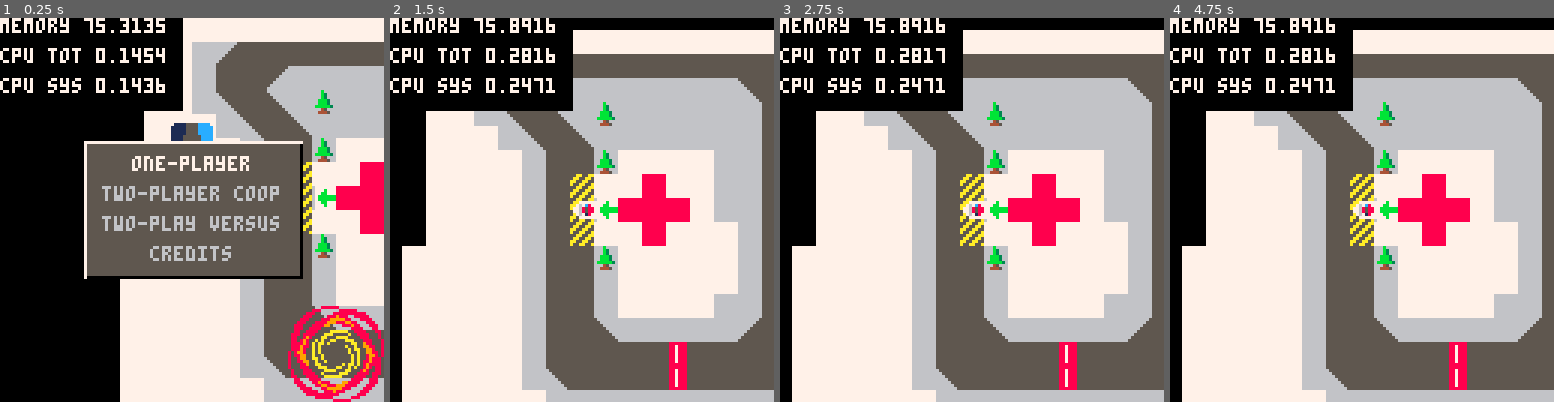
Above: before the commit, frames 1-4 (left to right).
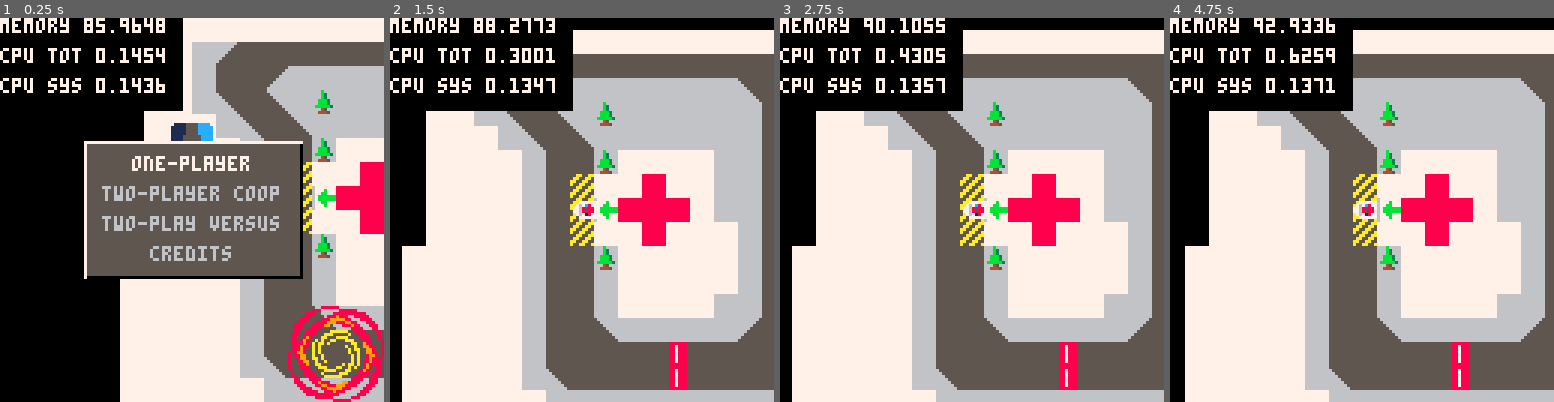
Above: after the commit, the same moments.

Repository: GraulierBrice/ludum-dare-46
Game: PICO-8 cartridge keep-it-alive.p8
Same seed, same stepped clock (60 frames per second), same inputs: the game is played once before the commit and once after it.
Inputs:
- Up to frame 1 (0.25 s): no input
- Up to frame 2 (1.5 s): tap X (X key) at 0.33, 1.07 s; tap O (Z key) at 0.7 s
- Up to frame 3 (2.75 s): hold Right 1.6-2.1 s; tap O (Z key) at 1.7, 2.1, 2.5 s; tap X (X key) at 1.85 s; hold Up 2.15-2.42 s; hold Right from 2.47 s (still down)
- Up to frame 4 (4.75 s): tap O (Z key) every 0.4 s from 2.9 to 4.5 s; tap X (X key) at 2.97, 4.08 s; release Right at 3.03 s; hold Left 3.08-3.58 s; hold Down 3.63-3.97 s; hold Right 4.02-4.68 s; hold Up from 4.73 s (still down)

The runs differ from the first frame. In frame 1, 0.2% of the frame differs, in the area x 21-43%, y 0-4%; in frame 2, 0.5%; in frame 3, 0.5%; in frame 4, 5.2%, in the area x 3-98%, y 0-100%.

Commit message:
static collisions, occlusion and better gum

Diff:
--- a/keep-it-alive.p8
+++ b/keep-it-alive.p8
@@ -12,37 +12,44 @@
 end
 
 function _reset_globals()
-game={
-	play=false,
-	menu_id=1,
-	gyro=0,
-	menu_select=1
-}
-
-phy={
-	dt=1/60,
-	friction=2,
-	bounce=0.5,
-	grip=1,
-	accel=100
-}
-
-maps={
-	{
-		spawns={
-			{{pos=vec_add(vec_mul(vector(12,7), vector(8,8)), vector(4,4)), rot=-0.25}},
-			{{pos=vec_add(vec_mul(vector(12,6), vector(8,8)), vector(4,4)), rot=0},
-			 {pos=vec_add(vec_mul(vector(12,8), vector(8,8)), vector(4,4)), rot=0.5}}}
-	},
-}
-
-cam=vector(0,0)
+	game={
+		play=false,
+		menu_id=1,
+		gyro=0,
+		menu_select=1,
+		map_id=1
+	}
+
+	phy={
+		dt=1/30,
+		friction=2,
+		bounce=0.5,
+		grip=0.5,
+		accel=100
+	}
+
+	maps={
+		{
+			spawns={
+				{{pos=vec_add(vec_mul(vector(12,7), vector(8,8)), vector(4,4)), rot=-0.25}},
+				{{pos=vec_add(vec_mul(vector(12,6), vector(8,8)), vector(4,4)), rot=0},
+				{pos=vec_add(vec_mul(vector(12,8), vector(8,8)), vector(4,4)), rot=0.5}}},
+			corners={upper_left=vector(6,0), bottom_right=vector(39,21)}
+
+		},
+	}
+
+	cam=vector(0,0)
 end
 
 -->8
 -- main program
 function _init()
 	_reset_globals()
+	local change1 = change_menu(1)
+	for i in all(menus[2].opts) do
+		add(menus[2].run,change1)
+	end
 end
 
 function _update()
@@ -55,7 +62,6 @@
 
 function _draw()
 	cls()
-	map(0,0,0,0,128,128)
 	gyro_colours()
 	if game.play then
 		game_draw()
@@ -81,19 +87,19 @@
 patients={}
 dropzones={}
 gum={}
-
 function game_start(nb_players, map, mode)
 	game.play=true
 	cars={}
 	gum={}
+	n_gums=0
 	physics_start()
 	for i=1, nb_players do
 		local spawn = maps[map].spawns[nb_players][i]
 		add(cars, rigidbody(spawn.pos.x, spawn.pos.y, spawn.rot, 7, 7))
 	end
-	--add(patients, collider(80,64,0,8,8,true))
-	--add(patients, collider(120,64,0,8,8,true))
-	--add(dropzones, collider(200,64,0,8,8,true))
+	add(patients, collider(27*8,16,0,8,8,true))
+	add(patients, collider(21*8,10,0,8,8,true))
+	add(dropzones, collider(12*8+4,7*8+4,0,8,24,true))
 end
 
 function game_update()
@@ -128,9 +134,19 @@
 	end
 end
 
+function add_gum(p)
+	local q=vector(flr(p.x), flr(p.y))
+	if (#gum>=1000) then
+		gum[n_gums]=q
+	else
+		add(gum, q)
+	end
+	n_gums=(n_gums+1)%1000
+end
+
 function draw_gum()
 	for i=1,#gum do
-		pset(gum[i].x, gum[i].y, 7)
+		pset(gum[i].x, gum[i].y, 0)
 	end
 end
 
@@ -168,7 +184,7 @@
 	local d_rot = abs(atan2(loc_vel.x, loc_vel.y)-0.25)
 	local speed = vec_len(car.vel)
 	if (speed > 0.5 and (d_rot%0.5) > 0.15) then
-		add(gum, car.pos)
+		add_gum(car.pos)
 	end
 end
 
@@ -188,7 +204,12 @@
 	cam = vec_add(cars[player].pos, cam_offset)
 	camera(cam.x, cam.y)
 	rectfill(cam.x, cam.y, cam.x+128, cam.y+128, 0)
-	map(0,0,0,0,128,128)
+
+	local orig = vec_mul(cam, vector(1/8,1/8))
+	local dest = vector(flr(cam.x/8)*8, flr(cam.y/8)*8)
+
+	map(orig.x, orig.y, dest.x, dest.y, 17, 17)
+
 	draw_gum()
 
 
@@ -198,10 +219,16 @@
 	for patient in all(patients) do
 		spr(1,patient.pos.x-4,patient.pos.y-4)
 	end
-	for car in all(cars) do
-		draw_car(car)
-	end
-
+
+	if (player == 1) then
+		for i=#cars, 1, -1 do
+			draw_car(cars[i])
+		end
+	elseif (player == 2) then
+		for i=1, #cars do
+			draw_car(cars[i])
+		end
+	end
 end
 
 -->8
@@ -240,6 +267,7 @@
 
 function menu_draw()
 	camera(cam.x,cam.y)
+	map(0,0,0,0,128,128)
 	menus.display(menus[game.menu_id])
 	spr(108,cam.x+96,cam.y+96,4,2)
 	spr(108,cam.x+96,cam.y+112,4,2,true,true)
@@ -286,43 +314,57 @@
 	return rb
 end
 
+function rb_col_response(rb, col, data)
+	local hit = col_overlap_col(data.new_col, col)
+	if (hit) then
+		local norm = col_normal(data.new_col, hit)
+		local loc_hit = inv_tr_point(data.new_col, hit)
+		local loc_hit_norm = inv_tr_vector(data.new_col, norm)
+		local loc_hit_tan =  mul_mat_vec(rot_matrix(0.25), loc_hit_norm)
+
+		local v = vec_dot(data.new_vel, norm) * (1 + phy.bounce)
+
+		data.new_vel = vec_sub(data.new_vel, vec_mul(vector(v,v),norm))
+
+		data.new_pos = vec_add(rb.pos, vec_mul(data.new_vel, vector(phy.dt, phy.dt)))
+		data.new_col.pos = data.new_pos
+	end
+	return data
+end
+
 function rb_update(rb)
-	local dt=vector(phy.dt, phy.dt)
-
 	local new_acc = vec_sub(rb.acc, vec_mul(rb.vel, vector(phy.friction, phy.friction)))
 
-	local new_vel = vec_add(rb.vel, vec_mul(new_acc, dt))
-	local new_pos = vec_add(rb.pos, vec_mul(new_vel, dt))
+	local new_vel = vec_add(rb.vel, vec_mul(new_acc, vector(phy.dt, phy.dt)))
+	local new_pos = vec_add(rb.pos, vec_mul(new_vel, vector(phy.dt, phy.dt)))
 
 	local new_tor = rb.tor - rb.mom * phy.friction
 	local new_mom = rb.mom + new_tor * phy.dt
 	local new_rot = rb.rot + new_mom * phy.dt
 
 	local new_col = collider(new_pos.x, new_pos.y, new_rot, rb.w, rb.h, false, true)
+
+	local data = {new_col=new_col, new_vel=new_vel, new_pos=new_pos}
+
 	for i=1, #colliders do
 		local col = colliders[i]
 		if (col != rb) then
 			if (not col.trg) then
-				local hit = col_overlap_col(new_col, col)
-				if (hit) then
-					local norm = col_normal(new_col, hit)
-					local loc_hit = inv_tr_point(new_col, hit)
-					local loc_hit_norm = inv_tr_vector(new_col, norm)
-					local loc_hit_tan =  mul_mat_vec(rot_matrix(0.25), loc_hit_norm)
-
-					local v = vec_dot(new_vel, norm) * (1 + phy.bounce)
-
-					new_vel = vec_sub(new_vel, vec_mul(vector(v,v),norm))
-
-					new_pos = vec_add(rb.pos, vec_mul(new_vel, dt))
-					new_col.pos = new_pos
-				end
+				data=rb_col_response(rb, col, data)
 			end
 		end
 	end
+
+	local p = vec_mul(vec_add(data.new_pos, vec_mul(vec_norm(data.new_vel), vector(8,8))), vector(1/8,1/8))
+	if (fget(mget(p.x, p.y), 0)) then
+		local col = collider(flr(p.x)*8+4, flr(p.y)*8+4, 0, 8, 8, false, true)
+		data = rb_col_response(rb, col, data)
+	end
+
+
 	rb.acc = vector(0,0)
-	rb.vel = new_vel
-	rb.pos = new_pos
+	rb.vel = data.new_vel
+	rb.pos = data.new_pos
 	rb.mom = new_mom
 	rb.rot = new_rot % 1
 end
@@ -385,7 +427,6 @@
 end
 
 function col_draw(c)
-	color(11)
 	local ul=col_ul_corner(c)
 	local br=col_br_corner(c)
 	local bl=col_bl_corner(c)
